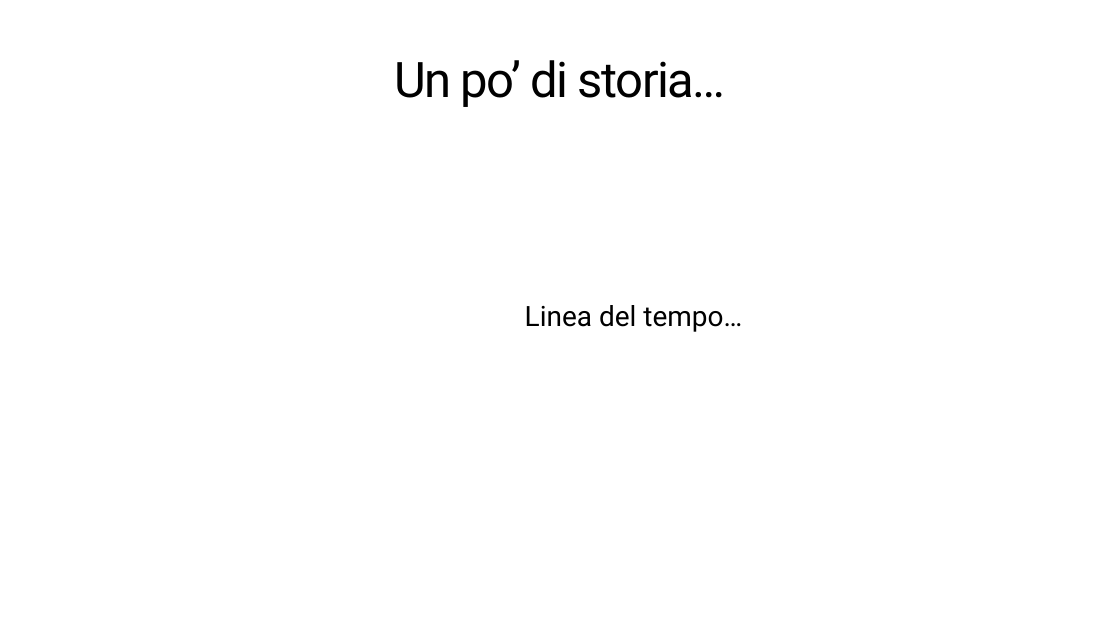
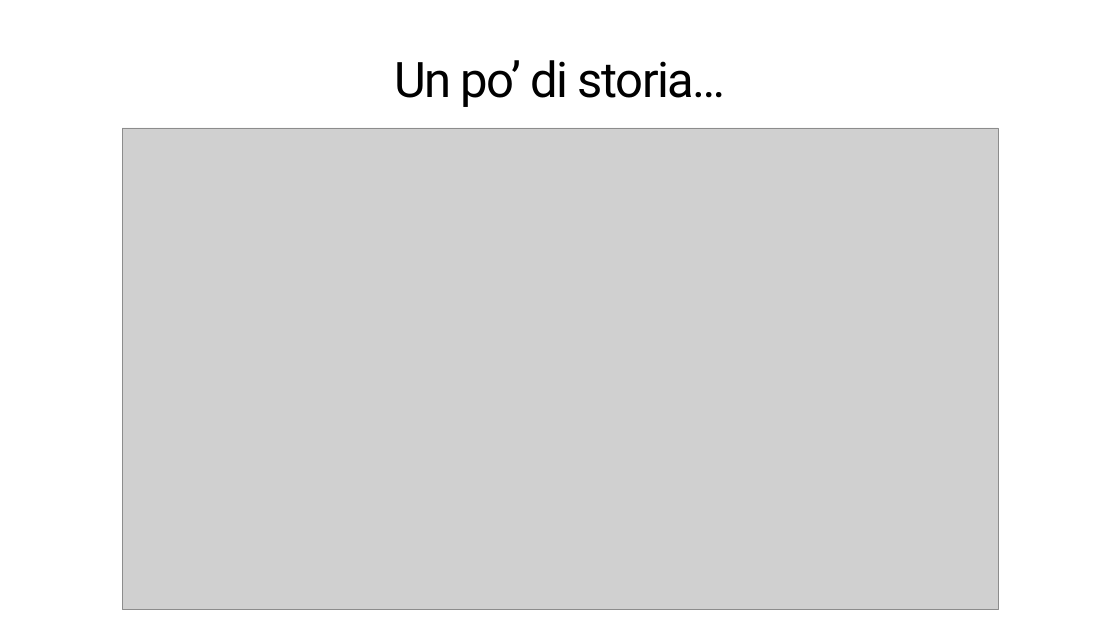
Before and after one commit to maxigiacc/Lezioni_C_Python, a slide deck: slide 5 of pwp/Lezione_1.pptx. Drawn at 1120x630 pixels with LibreOffice and Linux fonts; fonts in the diff are those of the drawing; grey boxes stand for pictures. Boxes give left, top, right and bottom in pixels: in the first picture for what was removed or moved away, otherwise in the second. Text is boxed around its words. In the diff, an @@ line names an element or a change of style, - is before the commit and + after.

```diff
--- a/pwp/Lezione_1.pptx
+++ b/pwp/Lezione_1.pptx
@@ picture added at (x1=122, y1=128, x2=998, y2=610) @@
@@ text removed at (x1=525, y1=305, x2=742, y2=332) @@
-Linea del tempo…
```
Also in this commit, not shown: 1 other slide changed, 1 slide added, 1 other file.
